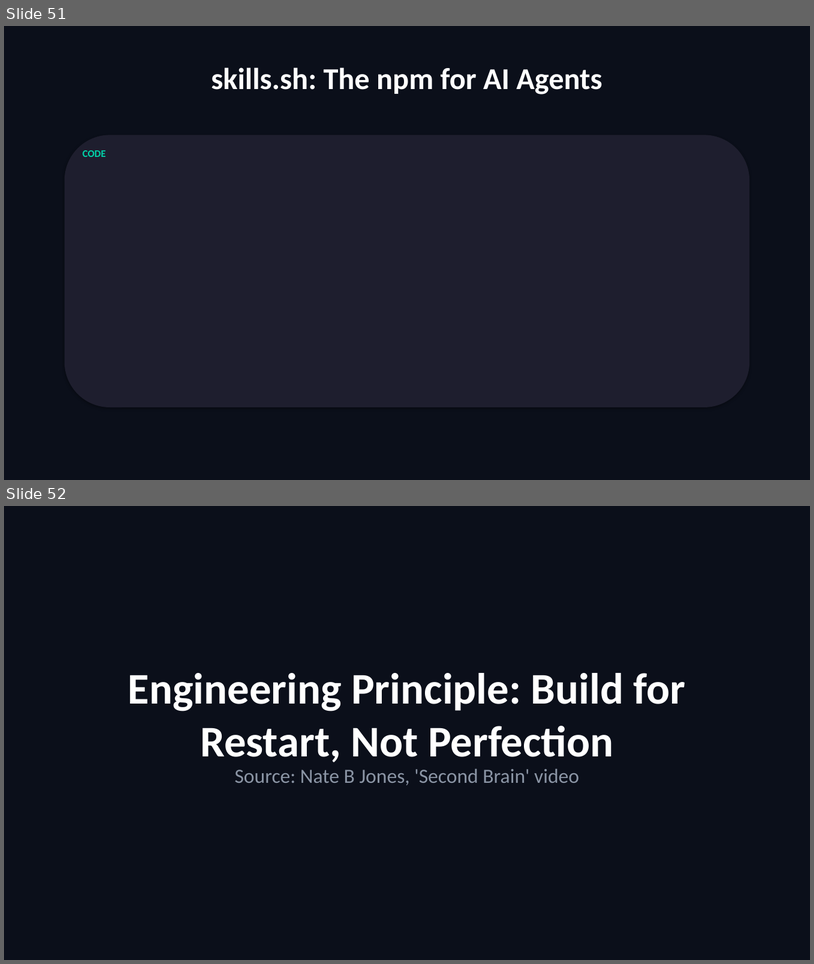
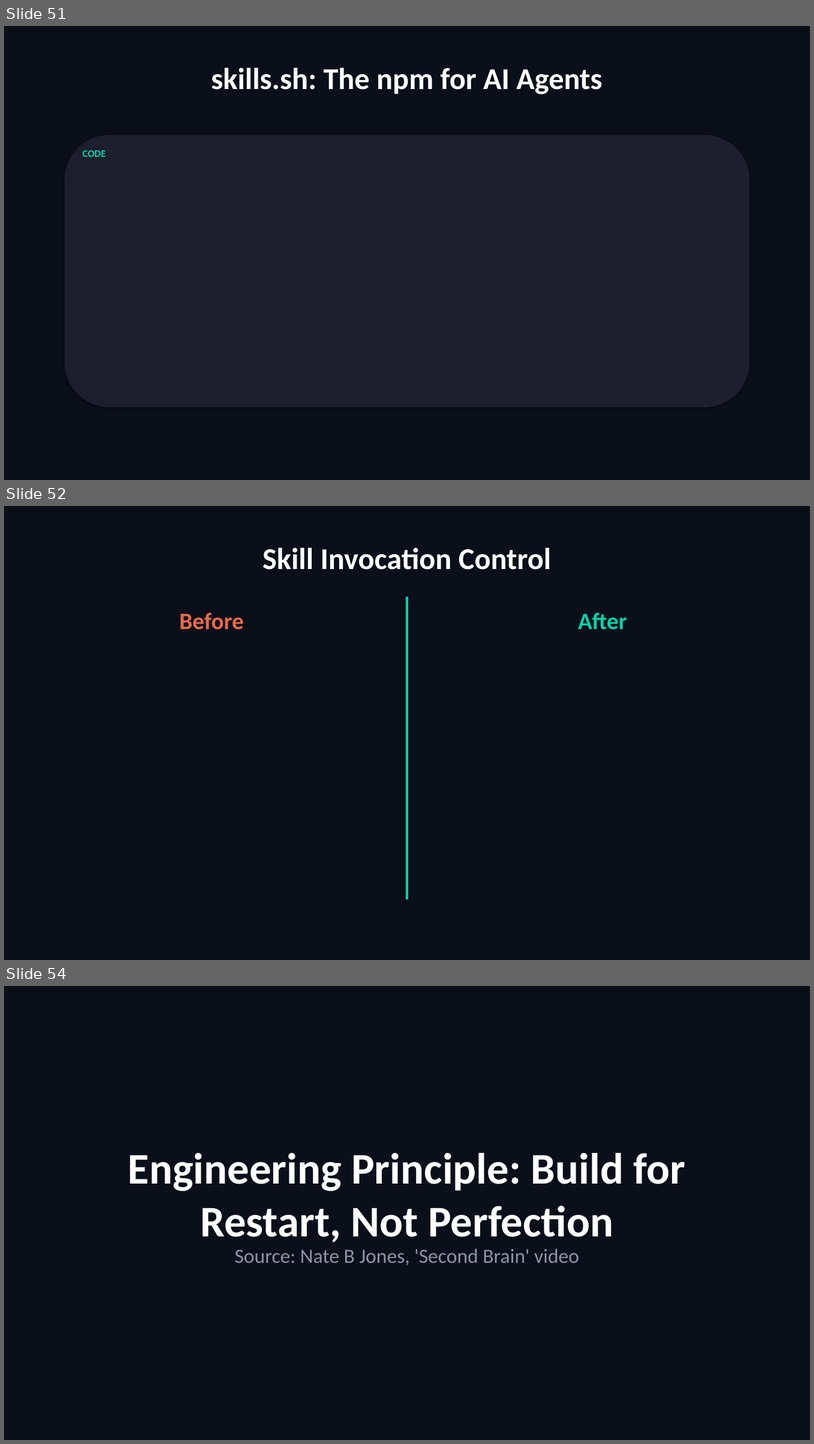
Before and after one commit to scottrhay/AIA-ClaudeCopilot, a slide deck: slides/Day3_Claude_Code_Advanced.pptx. Shown one above the other, each under a label of ours: slides 51 and 52 before the commit, slides 51, 52 and 54 after it; the slides between them are not shown. The pictures are 814x964 and 814x1444 pixels, drawn with LibreOffice and Linux fonts; fonts in the diff are those of the drawing. Boxes give left, top, right and bottom in pixels: in the first picture for what was removed or moved away, otherwise in the second. Text is boxed around its words. In the diff, an @@ line names an element or a change of style, - is before the commit and + after.

Commit message:
Add official Anthropic skills features: invocation control, dynamic context, scope
Day 3 (95→97 slides):
- Skill Invocation Control: disable-model-invocation vs user-invocable
- Dynamic Context & Subagent Skills: !command preprocessing, context:fork

Ebook Ch 9: Invocation control (2 frontmatter fields), dynamic context
injection (!command syntax), subagent execution (context:fork + agent),
skill scope hierarchy (Enterprise>Personal>Project>Plugin)

Sources: Anthropic official 33-page skills guide, code.claude.com/docs/en/skills,
github.com/anthropics/skills

```diff
--- a/slides/Day3_Claude_Code_Advanced.pptx
+++ b/slides/Day3_Claude_Code_Advanced.pptx
@@ slide 52 added at box(4, 506, 810, 960), background #0B0F1A @@
@@ text added at box(263, 547, 551, 570), 36 pt, text #FFFFFF, bold @@
+Skill Invocation Control
@@ text added at box(179, 612, 243, 630), 28 pt, text #E86B4A, bold @@
+Before
@@ rectangle added at box(406, 597, 409, 899), fill #00D4AA @@
@@ text added at box(578, 612, 627, 630), 28 pt, text #00D4AA, bold @@
+After
@@ what was slide 52 is now slide 54 @@
```
Also in this commit, not shown: 1 other slide added.
